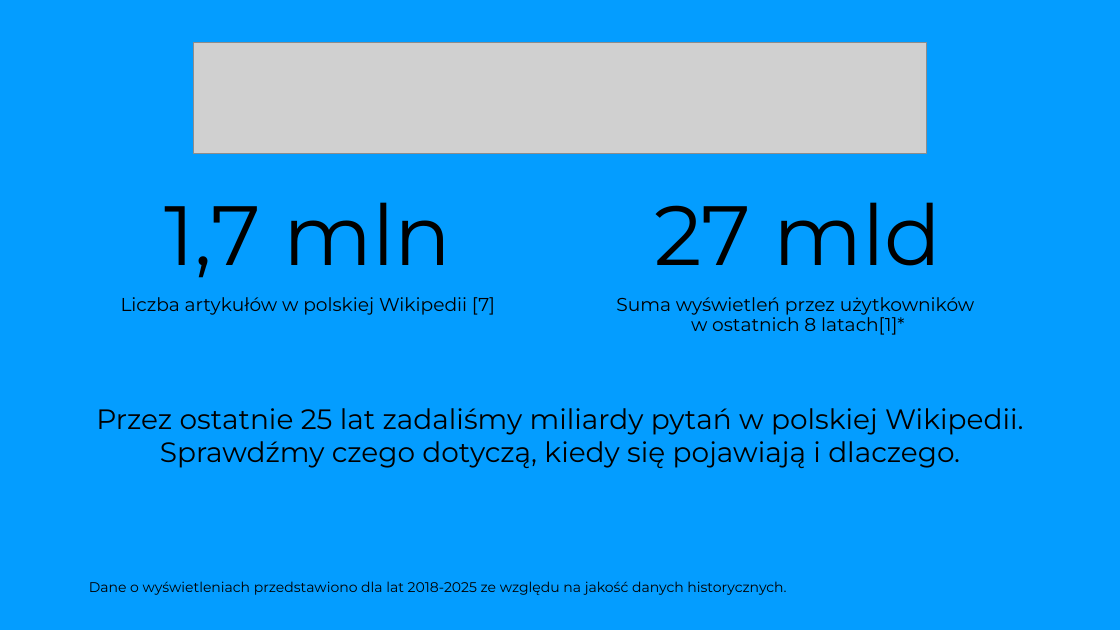
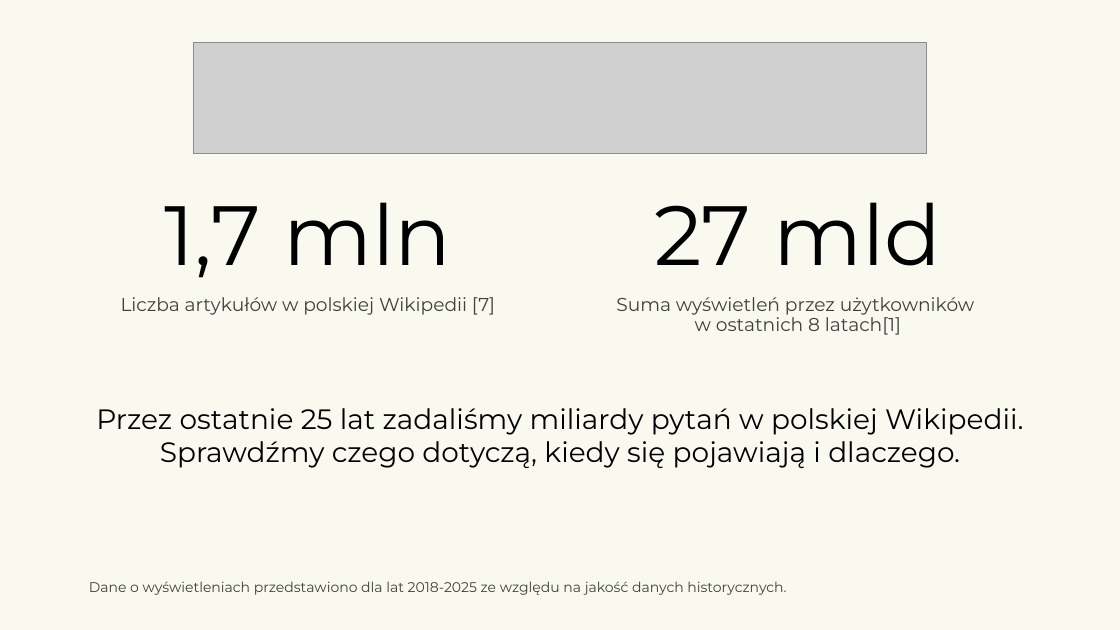
Before and after one commit to kotlarekm/BI_NGO_Wikipedia, a slide deck: slide 1 of storytelling/Storytelling.pptx. Drawn at 1120x630 pixels with LibreOffice and Linux fonts; fonts in the diff are those of the drawing; grey boxes stand for pictures; background and template pictures are left out. Boxes give left, top, right and bottom in pixels: in the first picture for what was removed or moved away, otherwise in the second. Text is boxed around its words. In the diff, an @@ line names an element or a change of style, - is before the commit and + after.

```diff
--- a/storytelling/Storytelling.pptx
+++ b/storytelling/Storytelling.pptx
@@ background #049DFF to #F9F9F0 @@
@@ text at [121, 297, 495, 315]: text colour #000000 to #404040 in "Liczba artykułów w polskiej Wikipedii [7]" @@
@@ text at [616, 297, 974, 335]: text changed; text colour #000000 to #404040 @@
-Suma wyświetleń przez użytkowników
-w ostatnich 8 latach[1]*
+Suma wyświetleń przez użytkowników
+w ostatnich 8 latach[1]
@@ text "Dane o wyświetleniach przedstawiono dla ..." at [89, 581, 786, 595]: text colour #000000 to #404040 @@
```
Also in this commit, not shown: 10 other slides changed, 1 slide added, 1 other file.
